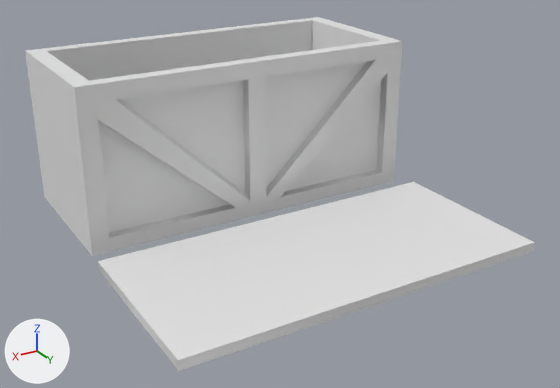
The FBX model Assets/Art Assets/Props/crate2_open.fbx: old version first, new version second.
One viewpoint serves both versions: a 50 mm camera at (11.42, 9.32, 2.23) aimed at (9.06, 5.38, 0.26). Arrows for +X, +Y and +Z are at lower left; the lights stay in place. The picture after the commit comes second. Where no turn or scale is listed for an object, it has been applied to the vertices.
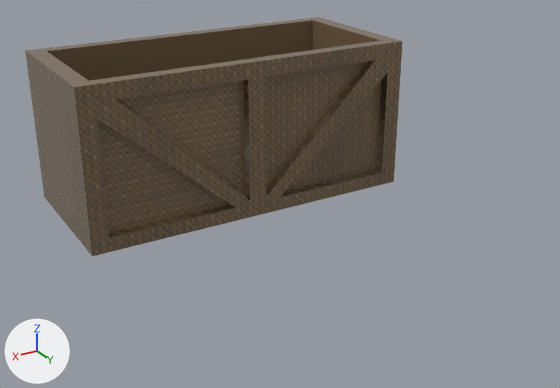
What differs and where, as boxes [x1, y1, x2, y2] in the pictures (560 x 388 px):
```json
{"object": "polySurface1", "change": "recoloured, surface changed", "before": [25, 17, 402, 256], "after": [25, 17, 402, 256], "on screen": "white to brown"}
{"object": "polySurface2", "change": "deleted", "before": [98, 182, 535, 371]}
```

Edits to the scene script, one JSON object a line:
```json
{"op": "add", "block": "img_tirmlow_lambert1_basemap_srgb_1001_png", "code": ["img_tirmlow_lambert1_basemap_srgb_1001_png = load_image('tirmLow_lambert1_BaseMap_sRGB.1001.png', '../Materials/tirmLow_lambert1_BaseMap_sRGB.1001.png', 2048, 2048, 'sRGB')"]}
{"op": "add", "block": "img_tirmlow_lambert1_normal_raw_1001_png", "code": ["img_tirmlow_lambert1_normal_raw_1001_png = load_image('tirmLow_lambert1_Normal_Raw.1001.png', '../Materials/tirmLow_lambert1_Normal_Raw.1001.png', 2048, 2048, 'Non-Color')"]}
{"op": "add", "block": "mat_props", "code": ["mat_props = bpy.data.materials.new('props')", "# uses the picture img_tirmlow_lambert1_basemap_srgb_1001_png", "# uses the picture img_tirmlow_lambert1_normal_raw_1001_png"]}
{"block": "me_mesh", "where": "me_mesh.from_pydata(...)  # 73 vertices, 78 faces; spans x -1.17..1.17, y -0.53..0.53, z 0.0..1.07"}
{"block": "me_mesh", "where": "# used by ob_polysurface1; location = (9.059, 4.571, 0.0)"}
{"op": "remove", "block": "me_mesh", "code": "me_mesh.materials.append(mat_openpbr_shader1)  # white #e7e7e7"}
{"block": "me_mesh", "change": "me_mesh part 1: texture (UV) coordinates of 78 of 78 faces, centred in x -1.17..1.17, y -0.53..0.53, z 0.0..1.07, changed; they spanned u 0.02..0.98, v 0.02..0.98 and now span u -0.38..2.97, v -0.46..0.85"}
{"op": "add", "block": "me_mesh", "code": "me_mesh.materials.append(mat_props)"}
{"op": "remove", "block": "ob_polysurface2", "code": ["ob_polysurface2 = bpy.data.objects.new('polySurface2', me_mesh_001)", "ob_polysurface2.location = (9.059, 5.873, 0.0)"]}
```
